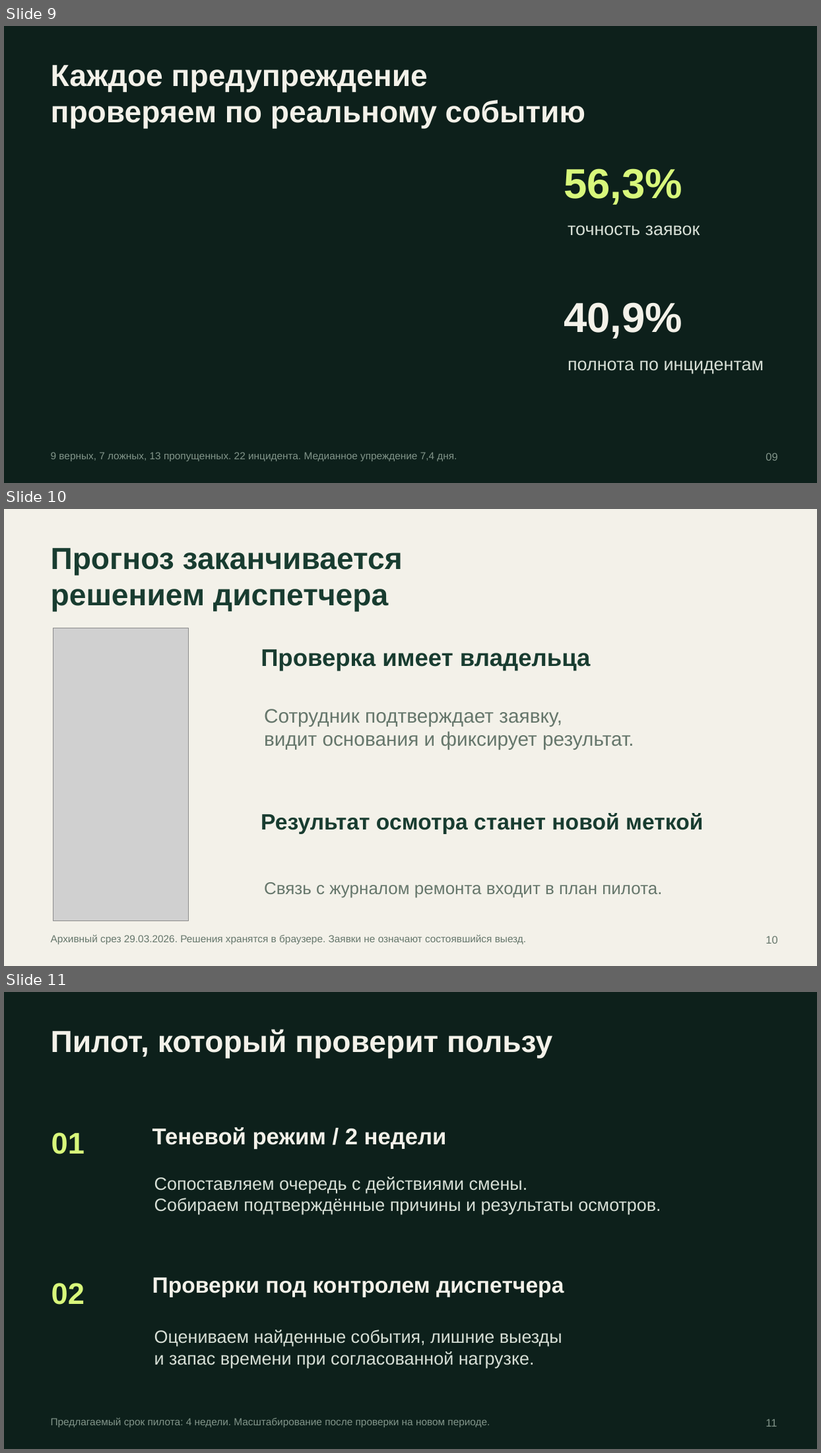
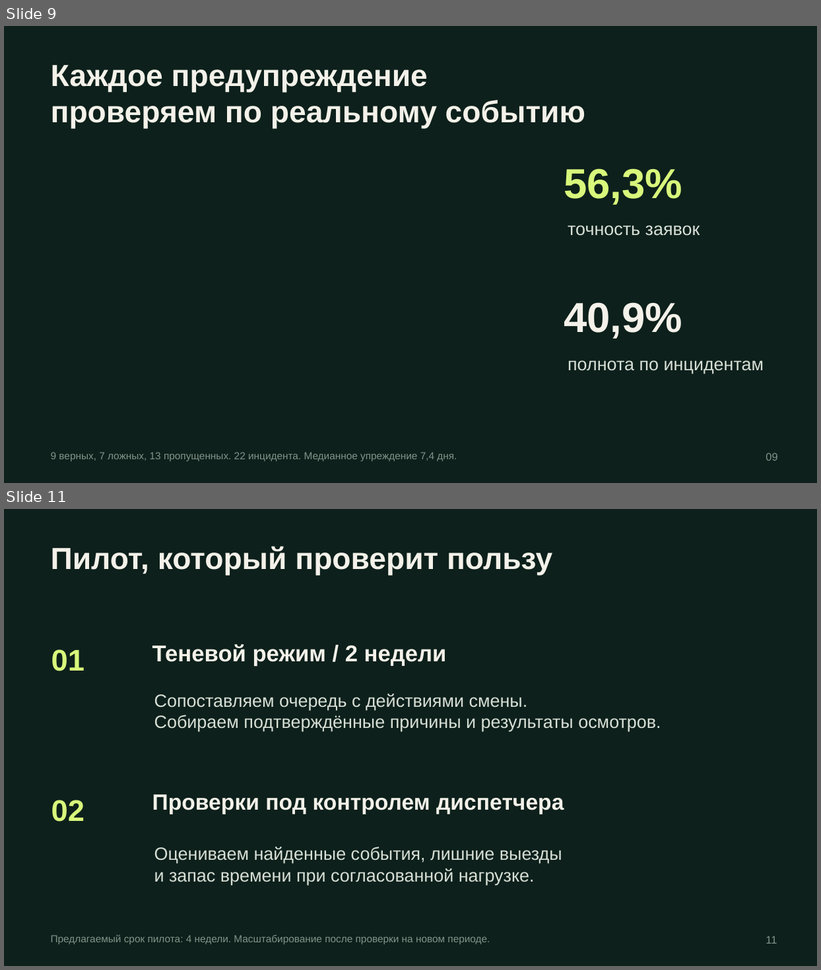
Before and after one commit to mshperling/piket-lct2026-demo, a slide deck: PIKET_LCT2026.pptx. Shown one above the other, each under a label of ours: slides 9, 10 and 11 before the commit, slides 9 and 11 after it; the slides between them are not shown. The pictures are 821x1453 and 821x970 pixels, drawn with LibreOffice and Linux fonts; fonts in the diff are those of the drawing; grey boxes stand for pictures. Boxes give left, top, right and bottom in pixels: in the first picture for what was removed or moved away, otherwise in the second. Text is boxed around its words. In the diff, an @@ line names an element or a change of style, - is before the commit and + after.

```diff
--- a/PIKET_LCT2026.pptx
+++ b/PIKET_LCT2026.pptx
@@ slide 10 removed at <box>4,509,817,966</box>, background #F3F1E9 @@
@@ text removed at <box>51,548,403,612</box> @@
-Прогноз заканчивается
-решением диспетчера
@@ picture removed at <box>54,628,189,921</box> @@
@@ text removed at <box>261,650,591,671</box> @@
-Проверка имеет владельца
@@ text removed at <box>264,709,634,750</box> @@
-Сотрудник подтверждает заявку,
-видит основания и фиксирует результат.
@@ text removed at <box>261,813,703,834</box> @@
-Результат осмотра станет новой меткой
@@ text removed at <box>264,883,662,898</box> @@
-Связь с журналом ремонта входит в план пилота.
@@ text removed at <box>51,935,526,945</box> @@
-Архивный срез 29.03.2026. Решения хранятся в браузере. Заявки не означают состоявшийся выезд.
@@ text removed at <box>766,936,778,944</box> @@
-10
```
Also in this commit, not shown: 1 slide changed, 2 slides added, 1 other slide removed, 8 other files.
